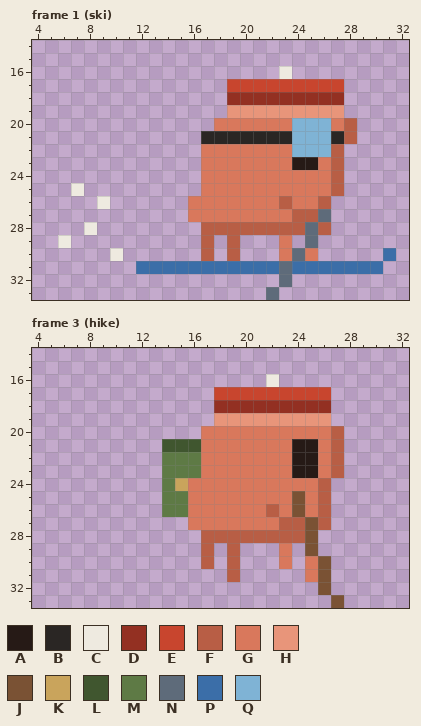
Pixel-art file -- assets/clawd/src/_template_poses.aseprite. That is the earlier state.
44x34 pixels, 6 frames. Shown: frame 1 (ski): x 4..32, y 14..33; frame 3 (hike): x 4..32, y 14..33.
Palette (. is transparent): A #261a16  B #2a2624  C #eeeae0  D #933022  E #c8452e  F #b85e45  G #d9785c  H #e8957a  J #7a5234  K #c9a45c  L #40562f  M #5e7a45  N #5e6b7a  P #3b6ea8  Q #7fb3d5
Once edited:
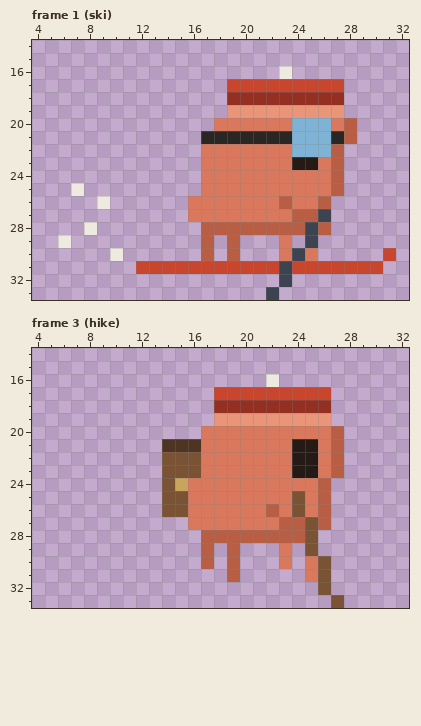
Edits made:
Colour L changes from #40562f to #4e3422.
Colour N changes from #5e6b7a to #3b4450.
Frame 1 (ski), layer "body":
The author changed colour P to colour E in row 30 at x 31; in row 31 at x 12 to 22 and 24 to 30.
Frame 3 (hike), layer "body":
The author changed colour M to colour J in rows 22 to 23 at x 14 to 16; in row 24 at x 14; in rows 25 to 26 at x 14 to 15.
